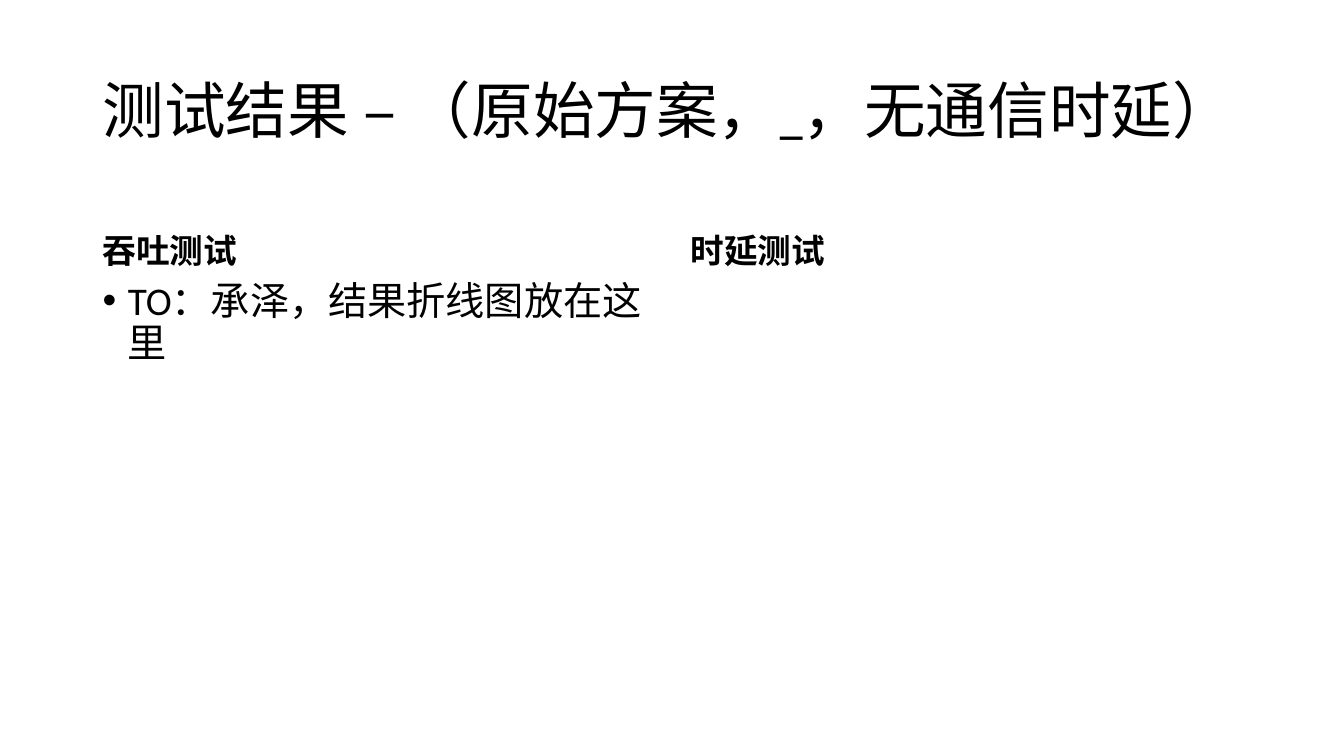
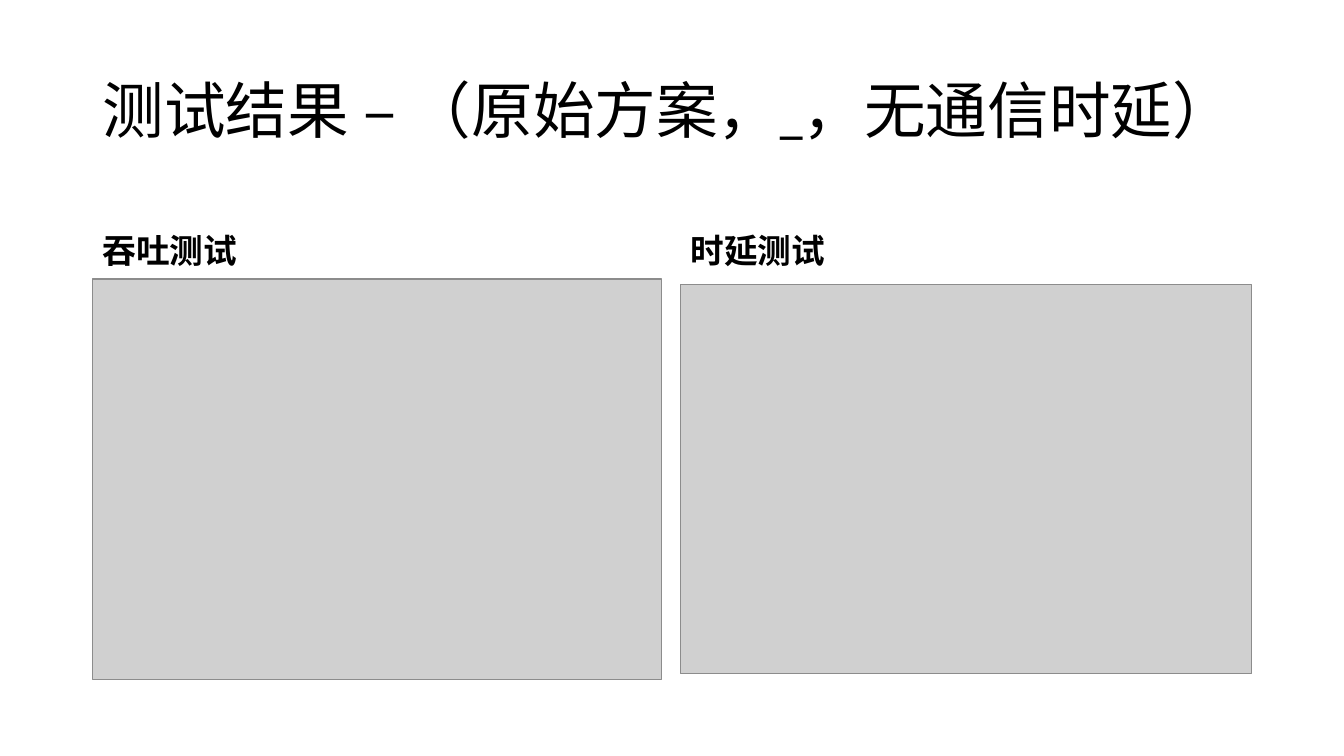
Before and after one commit to fhydralisk/report_hw, a slide deck: slide 21 of 1.15-odl 2pc simulate.pptx (slide 19 before the commit). Drawn at 1344x756 pixels with LibreOffice and Linux fonts; fonts in the diff are those of the drawing; grey boxes stand for pictures. Boxes give left, top, right and bottom in pixels: in the first picture for what was removed or moved away, otherwise in the second. Text is boxed around its words. In the diff, an @@ line names an element or a change of style, - is before the commit and + after.

```diff
--- a/1.15-odl 2pc simulate.pptx
+++ b/1.15-odl 2pc simulate.pptx
@@ picture added at bbox=[93, 279, 661, 680] @@
@@ text removed at bbox=[128, 282, 642, 359] @@
-• TO：承泽，结果折线图放在这里
@@ picture added at bbox=[681, 285, 1252, 675] @@
```
Also in this commit, not shown: 9 other slides changed, 4 slides added.
